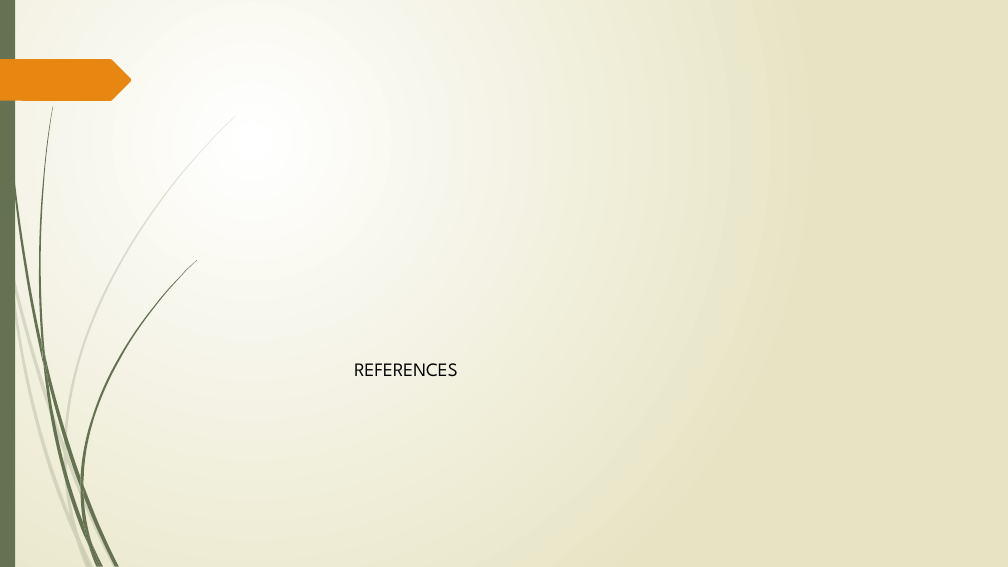
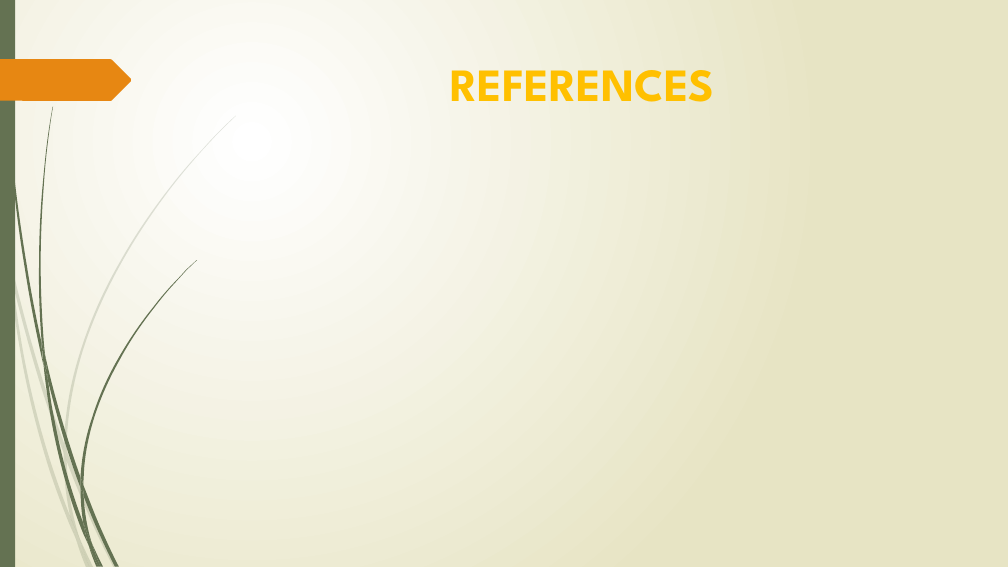
Before and after one commit to DiegoGabo/ProgettoAAPP, a slide deck: slide 29 of Presentation.pptx (slide 24 before the commit). Drawn at 1008x567 pixels with LibreOffice and Linux fonts; fonts in the diff are those of the drawing. Boxes give left, top, right and bottom in pixels: in the first picture for what was removed or moved away, otherwise in the second. Text is boxed around its words. In the diff, an @@ line names an element or a change of style, - is before the commit and + after.

```diff
--- a/Presentation.pptx
+++ b/Presentation.pptx
@@ text "REFERENCES": place and size @@
-text "REFERENCES" at bbox=[354, 363, 457, 377]
+text "REFERENCES" at bbox=[451, 70, 715, 102]
@@ text "REFERENCES" at bbox=[451, 70, 715, 102]: size 18 to 44 pt, text colour #000000 to #FFC000, bold on; alignment left to centre @@
```
Also in this commit, not shown: 2 other slides changed, 6 slides added, 1 slide removed, 17 other files.
